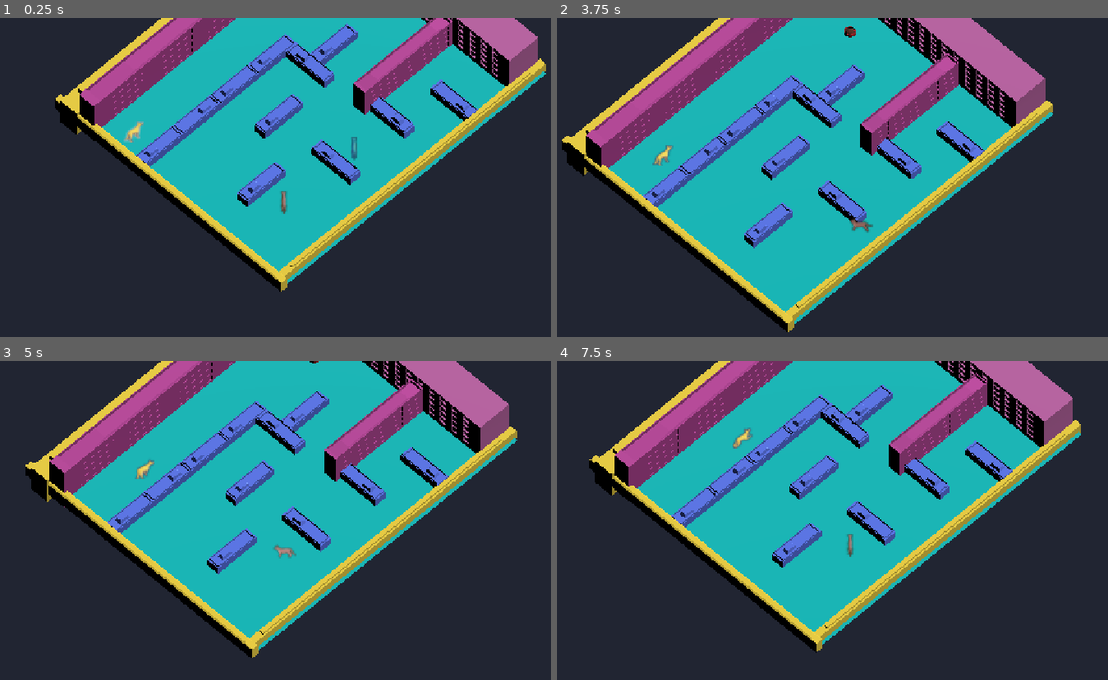
Above: before the commit, frames 1-4 (two rows, left to right).
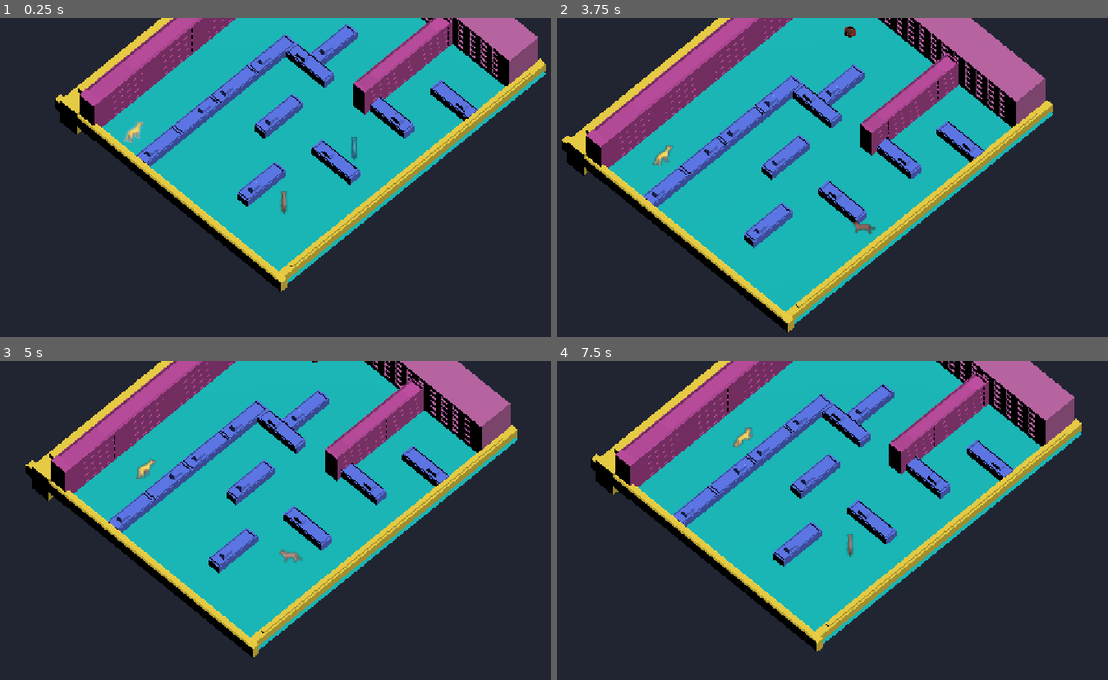
Above: after the commit, the same moments.

Repository: WeronikaKowalkowska/dnsgamejam
Game: Godot game, scene res://scenes/tutorialScena.tscn
Same seed, same stepped clock (60 frames per second), same inputs: the game is played once before the commit and once after it. This scene is started directly instead of the project's main scene.
Inputs (mouse positions are in pixels of both pictures, inside the frame that each line leads up to):
- Up to frame 1 (0.25 s): no input
- Up to frame 2 (3.75 s): tap Enter (ui_accept) at 0.5, 0.77 s; move the mouse to (986, 183) at 0.52 s; hold D (move_right) 0.53-1.25 s; tap E at 0.6, 2.1, 3.6 s; click (986, 183) at 0.67 s; drag from (711, 222) to (804, 276) at 1.27 s; move the mouse to (904, 120) at 2.02 s; hold D (move_right) 2.03-2.75 s; drag from (804, 276) to (645, 145) at 2.77 s; move the mouse to (1036, 257) at 3.52 s; hold A (move_left) from 3.53 s (still down)
- Up to frame 3 (5 s): tap Enter (ui_accept) at 3.77 s; release A (move_left) at 4.25 s; drag from (88, 488) to (187, 453) at 4.27 s
- Up to frame 4 (7.5 s): move the mouse to (871, 546) at 5.02 s; hold S (move_back) 5.03-5.75 s; tap E at 5.1, 6.6 s; click (871, 546) at 5.17 s; drag from (744, 453) to (711, 565) at 5.77 s; move the mouse to (986, 526) at 6.52 s; hold W (move_forward) 6.53-7.25 s; tap Enter (ui_accept) at 6.77 s; drag from (711, 565) to (804, 619) at 7.27 s

The runs differ from the first frame. In frame 2, 0.1% of the frame differs, in the area x 53-58%, y 62-68%; in frame 3, 3.0%, in the area x 4-94%, y 0-94%; in frame 4, 2.8%.

Commit message:
fix other collisions

Diff:
--- a/scenes/buildings.tscn
+++ b/scenes/buildings.tscn
@@ -72,7 +72,10 @@
 [node name="level1_18" parent="Area3D14" unique_id=620759385 instance=ExtResource("18_p42u1")]
 transform = Transform3D(1, 0, 0, 0, 1, 0, 0, 0, 1, 0, -1, 0)
 
-[node name="CollisionShape3D" type="CollisionShape3D" parent="Area3D14" unique_id=1953737834]
+[node name="StaticBody3D" type="StaticBody3D" parent="Area3D14" unique_id=1203181861]
+collision_layer = 7
+
+[node name="CollisionShape3D" type="CollisionShape3D" parent="Area3D14/StaticBody3D" unique_id=1953737834]
 transform = Transform3D(1.4, 0, 0, 0, 1, 0, 0, 0, 1, -3.8, 0, 0)
 shape = SubResource("BoxShape3D_vh1gj")
 
@@ -81,7 +84,10 @@
 
 [node name="level1_17" parent="Area3D13" unique_id=31591279 instance=ExtResource("17_jsk0f")]
 
-[node name="CollisionShape3D" type="CollisionShape3D" parent="Area3D13" unique_id=19841964]
+[node name="StaticBody3D" type="StaticBody3D" parent="Area3D13" unique_id=1380952058]
+collision_layer = 7
+
+[node name="CollisionShape3D" type="CollisionShape3D" parent="Area3D13/StaticBody3D" unique_id=19841964]
 transform = Transform3D(1, 0, 0, 0, 1, 0, 0, 0, 1.2, 1.8, 0, -3)
 shape = SubResource("BoxShape3D_skc5g")
 
@@ -90,7 +96,10 @@
 
 [node name="level1_15" parent="Area3D12" unique_id=530730782 instance=ExtResource("15_vvl1h")]
 
-[node name="CollisionShape3D" type="CollisionShape3D" parent="Area3D12" unique_id=711144873]
+[node name="StaticBody3D" type="StaticBody3D" parent="Area3D12" unique_id=131208865]
+collision_layer = 7
+
+[node name="CollisionShape3D" type="CollisionShape3D" parent="Area3D12/StaticBody3D" unique_id=711144873]
 transform = Transform3D(1, 0, 0, 0, 1, 0, 0, 0, 1.2, 5.5, 0, 6.2)
 shape = SubResource("BoxShape3D_785i7")
 
@@ -99,7 +108,10 @@
 
 [node name="level1_13" parent="Area3D11" unique_id=1630990648 instance=ExtResource("13_8jia5")]
 
-[node name="CollisionShape3D" type="CollisionShape3D" parent="Area3D11" unique_id=1073790390]
+[node name="StaticBody3D" type="StaticBody3D" parent="Area3D11" unique_id=2111117332]
+collision_layer = 7
+
+[node name="CollisionShape3D" type="CollisionShape3D" parent="Area3D11/StaticBody3D" unique_id=1073790390]
 transform = Transform3D(1, 0, 0, 0, 1, 0, 0, 0, 1.2, 3, 0, 2.5)
 shape = SubResource("BoxShape3D_8hvvp")
 
@@ -108,31 +120,40 @@
 
 [node name="level1_12" parent="Area3D10" unique_id=1018371094 instance=ExtResource("12_o2r3b")]
 
-[node name="CollisionShape3D" type="CollisionShape3D" parent="Area3D10" unique_id=755114676]
+[node name="StaticBody3D" type="StaticBody3D" parent="Area3D10" unique_id=756693649]
+collision_layer = 7
+
+[node name="CollisionShape3D" type="CollisionShape3D" parent="Area3D10/StaticBody3D" unique_id=755114676]
 transform = Transform3D(0.8, 0, 0, 0, 1, 0, 0, 0, 1, 7.4, 0, 2.35)
 shape = SubResource("BoxShape3D_8l7d5")
 
 [node name="Area3D9" type="Area3D" parent="." unique_id=1521187081]
 collision_layer = 7
 
-[node name="CollisionShape3D" type="CollisionShape3D" parent="Area3D9" unique_id=1528175010]
+[node name="level1_16" parent="Area3D9" unique_id=875968637 instance=ExtResource("16_hypbu")]
+
+[node name="level1_14" parent="Area3D9" unique_id=155906783 instance=ExtResource("14_f0p1e")]
+
+[node name="level1_10" parent="Area3D9" unique_id=558327184 instance=ExtResource("10_4mq06")]
+
+[node name="level1_11" parent="Area3D9" unique_id=1651250728 instance=ExtResource("11_rjket")]
+
+[node name="StaticBody3D" type="StaticBody3D" parent="Area3D9" unique_id=1481031723]
+collision_layer = 7
+
+[node name="CollisionShape3D" type="CollisionShape3D" parent="Area3D9/StaticBody3D" unique_id=1528175010]
 transform = Transform3D(1.2, 0, 0, 0, 1, 0, 0, 0, 1, 0, 0, 4.5)
 shape = SubResource("BoxShape3D_liv67")
 
-[node name="level1_16" parent="Area3D9" unique_id=875968637 instance=ExtResource("16_hypbu")]
-
-[node name="level1_14" parent="Area3D9" unique_id=155906783 instance=ExtResource("14_f0p1e")]
-
-[node name="level1_10" parent="Area3D9" unique_id=558327184 instance=ExtResource("10_4mq06")]
-
-[node name="level1_11" parent="Area3D9" unique_id=1651250728 instance=ExtResource("11_rjket")]
-
 [node name="Area3D8" type="Area3D" parent="." unique_id=372949734]
 collision_layer = 7
 
 [node name="level1_9" parent="Area3D8" unique_id=924485958 instance=ExtResource("9_k4cvm")]
 
-[node name="CollisionShape3D" type="CollisionShape3D" parent="Area3D8" unique_id=990411848]
+[node name="StaticBody3D" type="StaticBody3D" parent="Area3D8" unique_id=1778920504]
+collision_layer = 7
+
+[node name="CollisionShape3D" type="CollisionShape3D" parent="Area3D8/StaticBody3D" unique_id=990411848]
 transform = Transform3D(1, 0, 0, 0, 0.5, 0, 0, 0, 0.7, 1.5, 0, -1.4)
 shape = SubResource("BoxShape3D_8up1n")
 
@@ -141,7 +162,10 @@
 
 [node name="level1_8" parent="Area3D7" unique_id=288725832 instance=ExtResource("8_3fgh6")]
 
-[node name="CollisionShape3D" type="CollisionShape3D" parent="Area3D7" unique_id=132891589]
+[node name="StaticBody3D" type="StaticBody3D" parent="Area3D7" unique_id=554668729]
+collision_layer = 7
+
+[node name="CollisionShape3D" type="CollisionShape3D" parent="Area3D7/StaticBody3D" unique_id=132891589]
 transform = Transform3D(1, 0, 0, 0, 1, 0, 0, 0, 1, 9, 0, -5)
 shape = SubResource("BoxShape3D_gmwhu")
 
@@ -175,7 +199,10 @@
 
 [node name="level1_4" parent="Area3D4" unique_id=221176241 instance=ExtResource("4_8y2ca")]
 
-[node name="CollisionShape3D" type="CollisionShape3D" parent="Area3D4" unique_id=1973962309]
+[node name="StaticBody3D" type="StaticBody3D" parent="Area3D4" unique_id=1469988416]
+collision_layer = 7
+
+[node name="CollisionShape3D" type="CollisionShape3D" parent="Area3D4/StaticBody3D" unique_id=1973962309]
 transform = Transform3D(0.6, 0, 0, 0, 1, 0, 0, 0, 1, -4.5, -0.49950004, 1.5)
 shape = SubResource("BoxShape3D_1mqnc")
 
@@ -184,7 +211,10 @@
 
 [node name="level1_3" parent="Area3D3" unique_id=483561445 instance=ExtResource("3_54dyo")]
 
-[node name="CollisionShape3D" type="CollisionShape3D" parent="Area3D3" unique_id=41388781]
+[node name="StaticBody3D" type="StaticBody3D" parent="Area3D3" unique_id=1624496859]
+collision_layer = 7
+
+[node name="CollisionShape3D" type="CollisionShape3D" parent="Area3D3/StaticBody3D" unique_id=41388781]
 transform = Transform3D(1, 0, 0, 0, 1, 0, 0, 0, 0.7, 1.5, 0, -1.5)
 shape = SubResource("BoxShape3D_d08jh")
 
@@ -193,18 +223,24 @@
 
 [node name="level1_2" parent="Area3D2" unique_id=711579798 instance=ExtResource("2_qu82r")]
 
-[node name="CollisionShape3D" type="CollisionShape3D" parent="Area3D2" unique_id=1029377031]
+[node name="StaticBody3D" type="StaticBody3D" parent="Area3D2" unique_id=1452902148]
+collision_layer = 7
+
+[node name="CollisionShape3D" type="CollisionShape3D" parent="Area3D2/StaticBody3D" unique_id=1029377031]
 transform = Transform3D(1, 0, 0, 0, 1, 0, 0, 0, 1, 2.5, 0, -9)
 shape = SubResource("BoxShape3D_tlrnk")
 
 [node name="Area3D" type="Area3D" parent="." unique_id=554825607]
 collision_layer = 7
 
-[node name="CollisionShape3D" type="CollisionShape3D" parent="Area3D" unique_id=371158326]
+[node name="level1_1" parent="Area3D" unique_id=902920781 instance=ExtResource("1_oi2ip")]
+
+[node name="StaticBody3D" type="StaticBody3D" parent="Area3D" unique_id=1981751482]
+collision_layer = 7
+
+[node name="CollisionShape3D" type="CollisionShape3D" parent="Area3D/StaticBody3D" unique_id=371158326]
 transform = Transform3D(0.6, 0, 0, 0, 1, 0, 0, 0, 0.8, 5.5, 0, -5)
 shape = SubResource("BoxShape3D_yfsik")
-
-[node name="level1_1" parent="Area3D" unique_id=902920781 instance=ExtResource("1_oi2ip")]
 
 [node name="level1_7" parent="." unique_id=1290729770 instance=ExtResource("7_foy7n")]
 transform = Transform3D(1, 0, 0, 0, 1, 0, 0, 0, 1, 0, 0, 2)
@@ -215,6 +251,9 @@
 
 [node name="level1_19" parent="Area3D15" unique_id=1436227087 instance=ExtResource("19_qu82r")]
 
-[node name="CollisionShape3D" type="CollisionShape3D" parent="Area3D15" unique_id=720743542]
+[node name="StaticBody3D" type="StaticBody3D" parent="Area3D15" unique_id=1867297841]
+collision_layer = 7
+
+[node name="CollisionShape3D" type="CollisionShape3D" parent="Area3D15/StaticBody3D" unique_id=720743542]
 transform = Transform3D(22.275, 0, 0, 0, 1, 0, 0, 0, 22.440002, 0, 0, 0)
 shape = SubResource("BoxShape3D_tkjq7")
--- a/scenes/tutorialScena.tscn
+++ b/scenes/tutorialScena.tscn
@@ -1,5 +1,6 @@
 [gd_scene format=3 uid="uid://gdim62rciu3p"]
 
+[ext_resource type="Script" uid="uid://cgeyqshfv0j31" path="res://scenes/tutorial_scena.gd" id="1_xhv06"]
 [ext_resource type="Script" uid="uid://cirijdoiwfyqb" path="res://scripts/KotLiveScript.gd" id="2_lreeg"]
 [ext_resource type="Texture2D" uid="uid://b28vx6ukr6s5i" path="res://assets/sprites/normal_cat/idle/normal_cat_idle_n.png" id="4_tgp1v"]
 [ext_resource type="Texture2D" uid="uid://d3sys1wv213ro" path="res://assets/sprites/normal_cat/idle/normal_cat_idle_ne.png" id="5_gtmbk"]
@@ -525,10 +526,11 @@
 point_count = 6
 
 [sub_resource type="CylinderShape3D" id="CylinderShape3D_xhv06"]
-height = 0.24719238
-radius = 0.25
+height = 0.6773071
+radius = 0.38964844
 
 [node name="Tutorial" type="Node3D" unique_id=1731204749]
+script = ExtResource("1_xhv06")
 
 [node name="StaticBody3D" type="StaticBody3D" parent="." unique_id=584504574]
 
@@ -684,5 +686,5 @@
 monitorable = false
 
 [node name="CollisionShape3D" type="CollisionShape3D" parent="Micha/MichaArea" unique_id=1135939090]
-transform = Transform3D(1, 0, 0, 0, 1, 0, 0, 0, 1, 0, 0.123107895, 0)
+transform = Transform3D(1, 0, 0, 0, 1, 0, 0, 0, 1, 0, 0.33816528, 0)
 shape = SubResource("CylinderShape3D_xhv06")
--- /dev/null
+++ b/scenes/tutorial_scena.gd
@@ -0,0 +1,27 @@
+extends Node3D
+
+@onready var micha_area: Area3D = $Micha/MichaArea
+const CATTY = preload('uid://c12njkgc8i5vr')
+
+# Called when the node enters the scene tree for the first time.
+func _ready() -> void:
+	Scenes.current_scene = "main"
+
+	play_gameplay_music()
+
+	micha_area.body_entered.connect(_on_body_entered)
+
+func _on_body_entered(body: Node3D) -> void:
+	if body is CharacterBody3D:
+		#get_tree().call_deferred("change_scene_to_file", Scenes.MENU_FILE)
+		get_tree().change_scene_to_file("res://scenes/menu.tscn")
+
+
+func play_gameplay_music() -> void:
+	await get_tree().create_timer(1).timeout
+	Audio.current_music = CATTY
+	Audio.play_music()
+
+func _exit_tree() -> void:
+	Audio.current_music = null
+	Audio.stop_music()
Not shown, added: scenes/tutorial_scena.gd.uid
